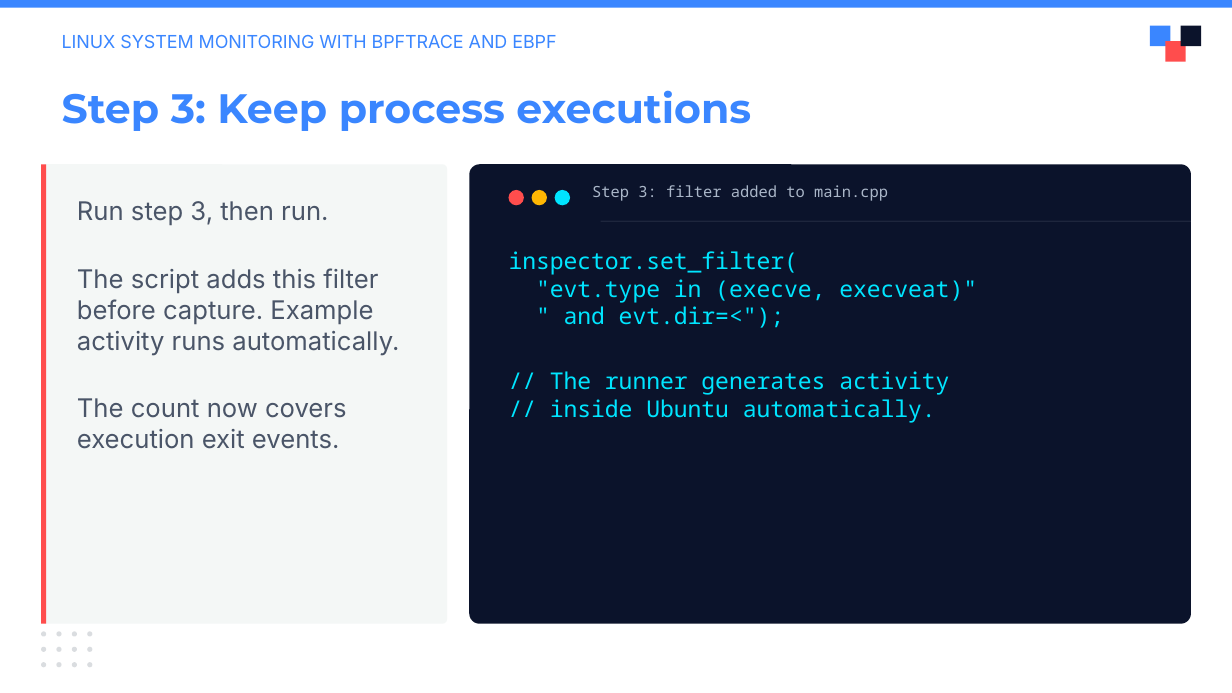
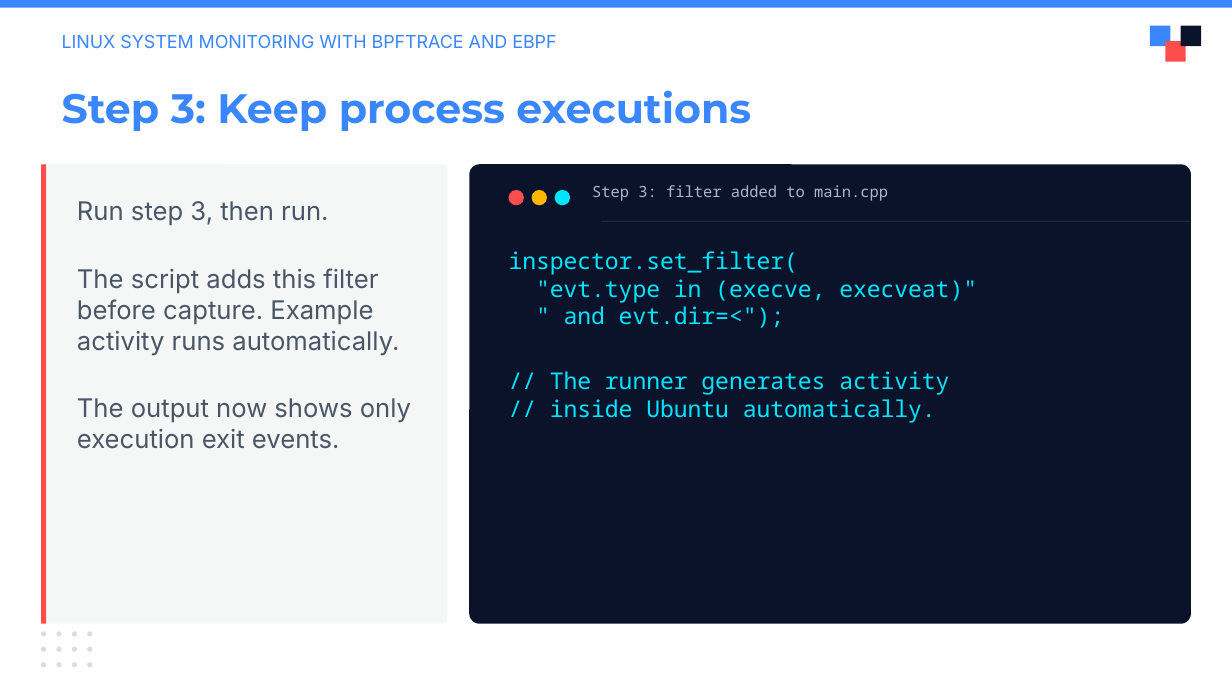
Before and after one commit to julianshalaby-perj/falco-libs-workshop, a slide deck: slide 11 of presentation/falco-libs-intro.pptx. Drawn at 1232x693 pixels with LibreOffice and Linux fonts; fonts in the diff are those of the drawing; background and template pictures are left out. Boxes give left, top, right and bottom in pixels: in the first picture for what was removed or moved away, otherwise in the second. Text is boxed around its words. In the diff, an @@ line names an element or a change of style, - is before the commit and + after.

Commit message:
Teach event printing before filtering in the workshop slides

```diff
--- a/presentation/falco-libs-intro.pptx
+++ b/presentation/falco-libs-intro.pptx
@@ text at [77,398,411,449]: text changed @@
-The count now covers execution exit events.
+The output now shows only execution exit events.
```
Also in this commit, not shown: 5 other slides changed.
